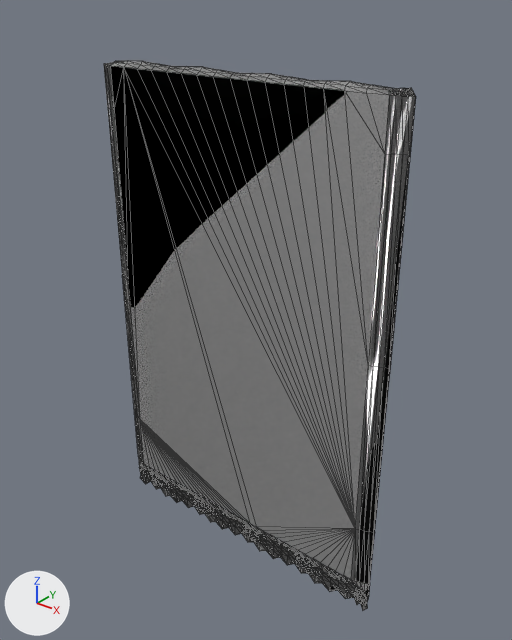
Before and after pictures for a commit that changed the glTF model full_baked.glb.
One viewpoint serves both versions: a 50 mm lens placed at (4.94, -5.84, 3.79), pointed at (0.14, 0.16, 0.07). The lights are fixed; the arrows at lower left show +X, +Y and +Z. The picture after the commit comes second. Mesh edges are drawn as thin lines. Where no turn or scale is listed for an object, it has been applied to the vertices.

The first picture shows 'pack'.
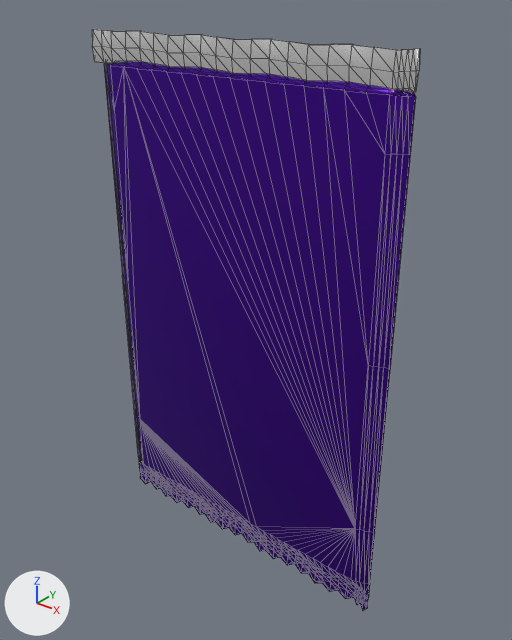
Diff of the bpy script that builds the scene:
```diff
--- a/full_baked.glb.py
+++ b/full_baked.glb.py
@@ mat_material_001 @@
 n0 = _N.new('ShaderNodeBsdfPrincipled'); n0.name = 'Principled BSDF'
-n0.inputs[0].default_value = (1.0, 1.0, 1.0, 1.0)  # 'Base Color', white #ffffff
+n0.inputs[0].default_value = (0.0865, 0.00972, 0.423, 1.0)  # 'Base Color', purple #5319ae
 n0.inputs[1].default_value = 0.9  # 'Metallic'
@@ mat_material_001 @@
 n1 = _N.new('ShaderNodeOutputMaterial'); n1.name = 'Material Output'
-n2 = _N.new('ShaderNodeNormalMap'); n2.name = 'Normal Map'
-n2.uv_map = 'UVMap'
-n3 = _N.new('ShaderNodeTexImage'); n3.name = 'Image Texture'
-n3.image = img_metal_normal
 _L.new(n0.outputs[0], n1.inputs[0])  # 'BSDF' to 'Surface'
-_L.new(n2.outputs[0], n0.inputs[5])  # 'Normal' to 'Normal'
-_L.new(n3.outputs[0], n2.inputs[1])  # 'Color' to 'Color'
@@ mat_material_005 @@
+mat_material_005 = principled_material('Material.005')
+mat_material_005.base_color = (1.0, 1.0, 1.0)  # white #ffffff
+mat_material_005.metallic = 0.9
+mat_material_005.roughness = 0.187
@@ me_cube_003 @@
+me_cube_003.from_pydata(...)  # 138 vertices, 228 faces; spans x -2.03..2.03, y -0.16..0.03, z 0.0..0.37
+me_cube_003.materials.append(mat_material_005)  # white #ffffff
@@ ob_tab @@
+ob_tab = bpy.data.objects.new('tab', me_cube_003)
+ob_tab.location = (0.0, 0.0, 2.86)
```

Location of each change, (x1, y1, x2, y2) in pixels of the pictures (512 x 640 px):
'pack', surface changed (grey to purple): (104, 61, 416, 611) in both
'tab', added: after (92, 29, 420, 93)
